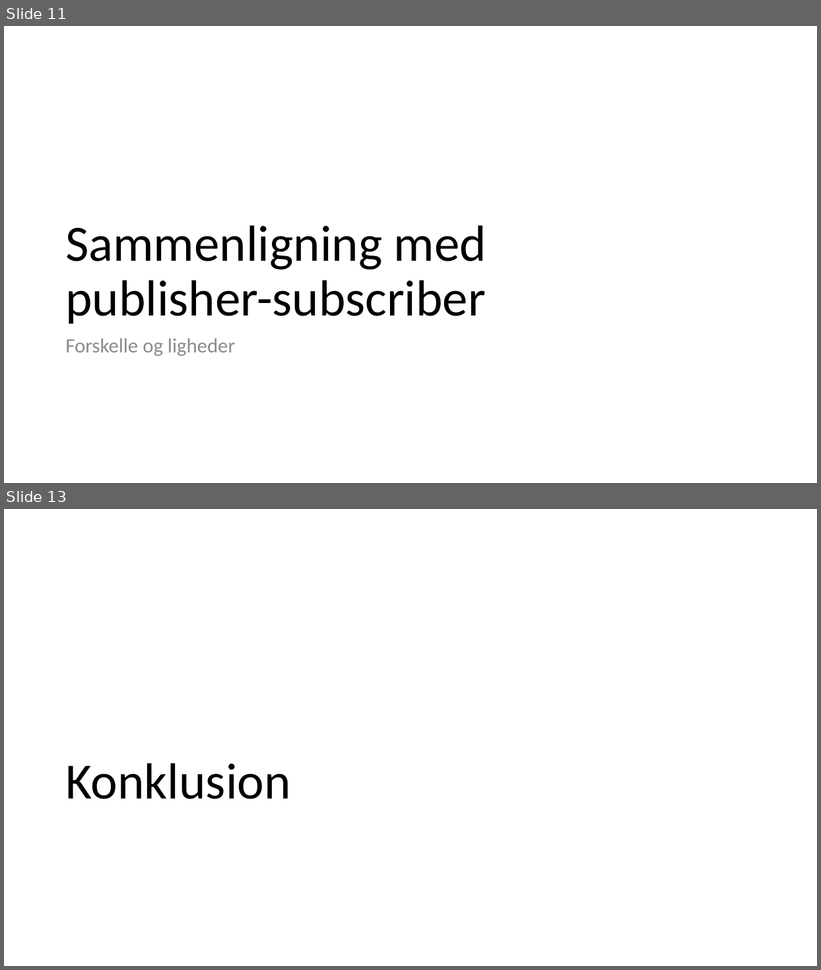
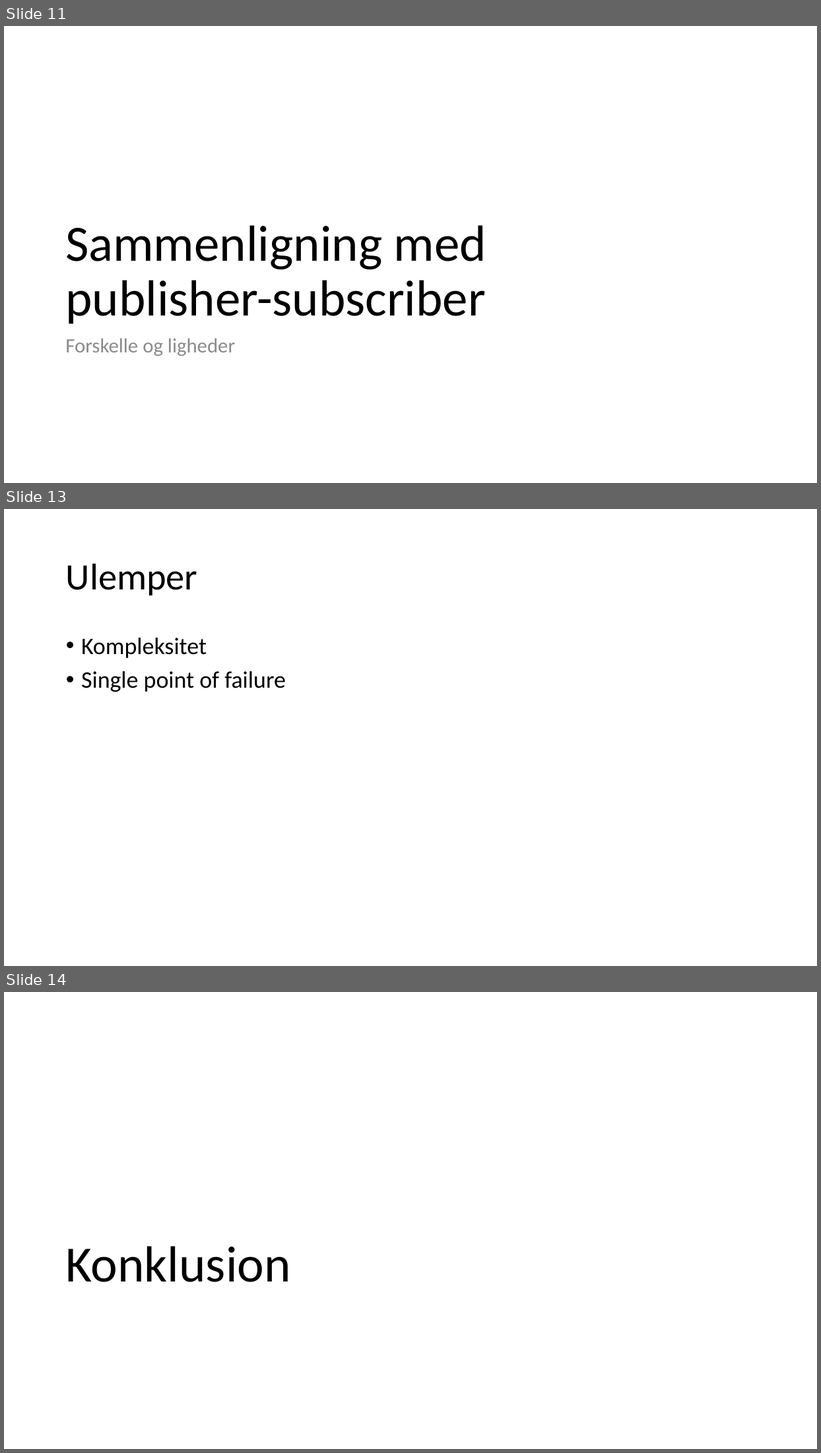
Before and after one commit to BjornNorgaard/I4SWD, a slide deck: MediatorPattern/Presentation/Mediator Pattern.pptx. Shown one above the other, each under a label of ours: slides 11 and 13 before the commit, slides 11, 13 and 14 after it; the slides between them are not shown. The pictures are 821x970 and 821x1453 pixels, drawn with LibreOffice and Linux fonts; fonts in the diff are those of the drawing. Boxes give left, top, right and bottom in pixels: in the first picture for what was removed or moved away, otherwise in the second. Text is boxed around its words. In the diff, an @@ line names an element or a change of style, - is before the commit and + after.

```diff
--- a/MediatorPattern/Presentation/Mediator Pattern.pptx
+++ b/MediatorPattern/Presentation/Mediator Pattern.pptx
@@ slide 13 added at box(4, 509, 817, 966), background #FFFFFF @@
@@ title added at box(66, 563, 198, 595), 44 pt, text #000000 @@
+Ulemper
@@ text added at box(81, 638, 286, 692), 28 pt, text #000000 @@
+• Kompleksitet
+• Single point of failure
@@ what was slide 13 is now slide 14 @@
```
Also in this commit, not shown: 1 other slide added, 1 slide removed.
